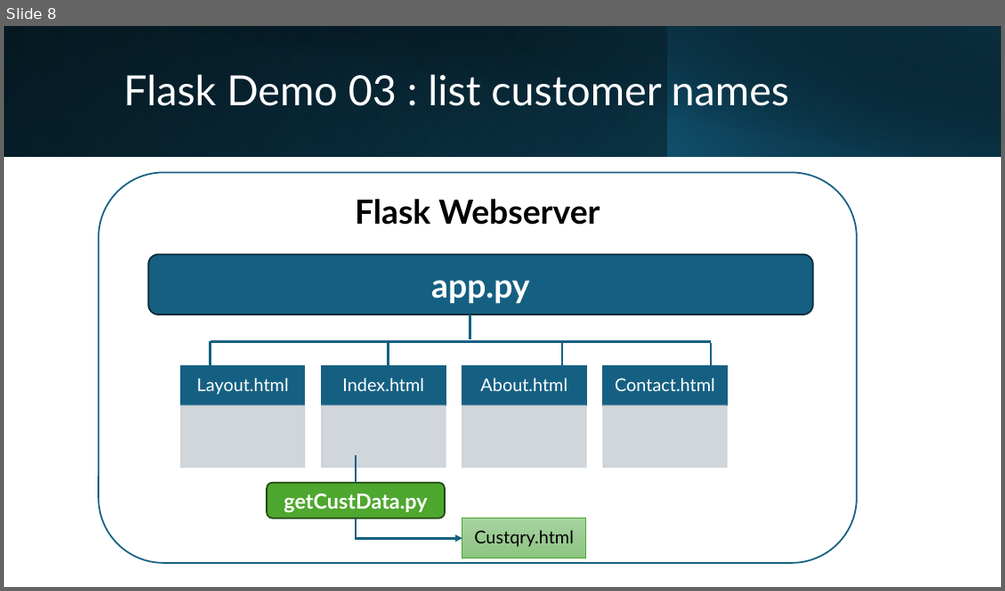
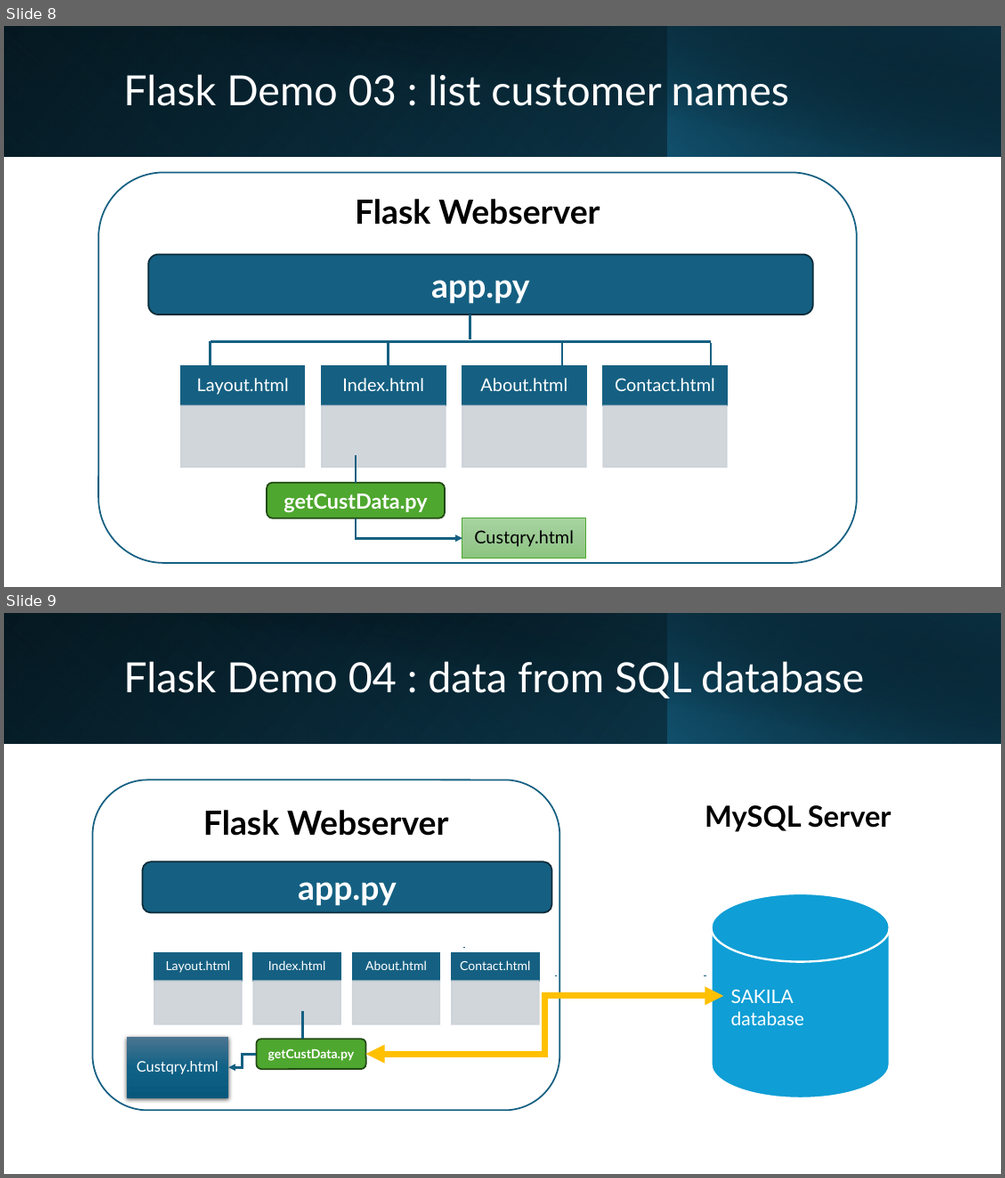
Before and after one commit to Komals-Code4All/MASTER-Flask, a slide deck: L3 Python U00 Flask.pptx. Shown one above the other, each under a label of ours: slide 8 before the commit, slides 8 and 9 after it. The pictures are 1005x591 and 1005x1178 pixels, drawn with LibreOffice and Linux fonts; fonts in the diff are those of the drawing. Boxes give left, top, right and bottom in pixels: in the first picture for what was removed or moved away, otherwise in the second. Text is boxed around its words. In the diff, an @@ line names an element or a change of style, - is before the commit and + after.

Commit message:
new FlaskDemo04

```diff
--- a/L3 Python U00 Flask.pptx
+++ b/L3 Python U00 Flask.pptx
@@ slide 9 added at [4,613,1001,1174], background #FFFFFF @@
@@ rectangle added at [4,613,1001,743], fill gradient #000000 to #104862 @@
@@ rectangle added at [4,613,668,743], fill gradient #156082 to #0B3041 @@
@@ rectangle added at [41,613,1001,744], fill gradient #000000 to #0B3041 @@
@@ rectangle added at [667,613,1001,743], fill gradient #156082 to #000000 @@
@@ title added at [123,661,864,698], 40 pt, text #FFFFFF @@
+Flask Demo 04 : data from SQL database
@@ rounded rectangle added at [92,779,559,1111], fill #FFFFFF, outline #156082 1.5 pt, 32 pt, text #000000, bold @@
+Flask Webserver
@@ text added at [704,805,891,832], 28 pt, text #000000, bold @@
+MySQL Server
@@ rounded rectangle added at [142,862,552,913], fill #156082, outline #092A39 1.5 pt, 32 pt, text #FFFFFF, bold @@
+app.py
@@ cylinder added at [712,893,890,1098], fill #0F9ED5, outline #FFFFFF 2 pt @@
@@ line added from (465, 947) to (465, 947), #156082 2.25 pt @@
@@ line added from (204, 974) to (204, 974), #156082 2.25 pt @@
@@ line added from (382, 975) to (382, 975), #156082 2.25 pt @@
@@ group added at [154,952,539,1024]: 8 rectangles, 4 texts @@
+Layout.html
+Index.html
+About.html
+Contact.html
@@ line added from (556, 975) to (556, 975), #156082 2.25 pt @@
@@ line added from (704, 975) to (704, 975), #156082 2.25 pt @@
@@ line added from (302, 1038) to (302, 1011), #156082 2.25 pt @@
@@ elbow double arrow added from (366, 1054) to (723, 996), #FFC000 6 pt @@
@@ text added at [731,989,804,1025], 18 pt, text #FFFFFF @@
+SAKILA database
@@ rectangle added at [127,1037,228,1098], fill gradient #4C7591 to #106287 to #09597D, 14 pt, text #FFFFFF @@
+Custqry.html
@@ rounded rectangle added at [256,1038,366,1069], fill #4EA72E, outline #224914 1.5 pt, 12 pt, text #FFFFFF, bold @@
+getCustData.py
@@ elbow arrow added from (256, 1054) to (228, 1067), #156082 2.25 pt @@
```
Also in this commit, not shown: 5 slides removed, 14 other files.
